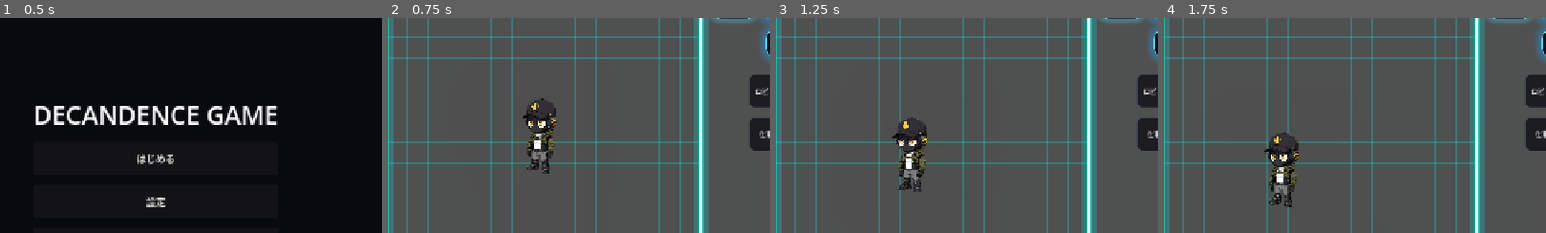
Above: before the commit, frames 1-4 (left to right).
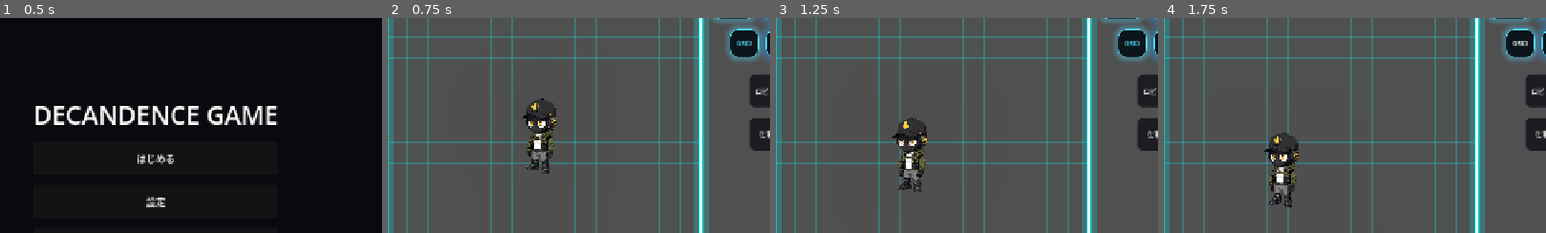
Above: after the commit, the same moments.

Repository: grimoire1089-coder/optimistic
Game: Godot game, scene res://Scenes/Boot/TitleScene.tscn
The game is run twice, just before and just after one commit, with the same random seed, the same clock (stepped at 60 frames per second) and the same inputs. Sound files missing from this copy of the repository are replaced by a short silence.
Inputs (mouse positions are % of the whole screen's width and height, from its top left):
- Up to frame 1 (0.5 s): no input
- Up to frame 2 (0.75 s): click "はじめる" at 0.5 s
- Up to frame 3 (1.25 s): no input
- Up to frame 4 (1.75 s): click (76, 18) at 1.25 s, where only the run after the commit has a clickable "GRID"
The pictures show only the part of the screen within x 30-80%, y 12-62%; the shares and areas given below are measured in that part.

Frame 1 is identical in both runs. In frame 2, 1.4% of the frame differs, in the area x 88-98%, y 3-20%; in frame 3, 1.4%; in frame 4, 1.4%.

Commit message:
Add map grid toggle beside credits

Diff:
--- a/Scripts/Scenes/Main/MainScene.gd
+++ b/Scripts/Scenes/Main/MainScene.gd
@@ -9,6 +9,9 @@
 const ENTRANCE_TRAVEL_SFX_PATH := "res://Assets/Audio/SFX/Game/Sci-fi_door_opening.ogg"
 const RIGHT_TRAVEL_BUTTON_POSITION := Vector2(-332.0, 184.0)
 const RIGHT_TRAVEL_BUTTON_SIZE := Vector2(48.0, 48.0)
+const MAP_GRID_TOGGLE_BUTTON_NAME := "MapGridToggleButton"
+const MAP_GRID_TOGGLE_BUTTON_POSITION := Vector2(-328.0, 108.0)
+const MAP_GRID_TOGGLE_BUTTON_SIZE := Vector2(48.0, 48.0)
 
 @onready var debug_label: Label = $CanvasLayer/DebugLabel
 @onready var robin: RobinWanderActor = $Robin
@@ -22,6 +25,7 @@
 func _ready() -> void:
 	_push_debug_message("System", "MainScene _ready start")
 	_ensure_runtime_children()
+	_ensure_map_grid_toggle_button()
 	_apply_reserved_bottom_hud_layout()
 	var startup_debug_text := _get_startup_debug_text()
 	debug_label.text = startup_debug_text
@@ -189,6 +193,77 @@
 	button.visible = visible_on_start
 
 
+func _ensure_map_grid_toggle_button() -> Button:
+	if canvas_layer == null:
+		return null
+	var button := canvas_layer.get_node_or_null(MAP_GRID_TOGGLE_BUTTON_NAME) as Button
+	if button == null:
+		button = Button.new()
+		button.name = MAP_GRID_TOGGLE_BUTTON_NAME
+		canvas_layer.add_child(button)
+	_configure_map_grid_toggle_button(button)
+	return button
+
+
+func _configure_map_grid_toggle_button(button: Button) -> void:
+	if button == null:
+		return
+	button.custom_minimum_size = MAP_GRID_TOGGLE_BUTTON_SIZE
+	button.toggle_mode = true
+	button.focus_mode = Control.FOCUS_NONE
+	button.mouse_default_cursor_shape = Control.CURSOR_POINTING_HAND
+	_place_top_right_control(button, MAP_GRID_TOGGLE_BUTTON_POSITION, MAP_GRID_TOGGLE_BUTTON_SIZE)
+	if not button.pressed.is_connected(_on_map_grid_toggle_button_pressed):
+		button.pressed.connect(_on_map_grid_toggle_button_pressed)
+	_refresh_map_grid_toggle_button()
+
+
+func _on_map_grid_toggle_button_pressed() -> void:
+	var room_map := get_node_or_null("RobinRoomMap") as RoomMapGridModule
+	var button := _ensure_map_grid_toggle_button()
+	if room_map == null or button == null:
+		return
+	room_map.show_grid = button.button_pressed
+	room_map.queue_redraw()
+	_refresh_map_grid_toggle_button()
+
+
+func _refresh_map_grid_toggle_button() -> void:
+	if canvas_layer == null:
+		return
+	var button := canvas_layer.get_node_or_null(MAP_GRID_TOGGLE_BUTTON_NAME) as Button
+	if button == null:
+		return
+	var room_map := get_node_or_null("RobinRoomMap") as RoomMapGridModule
+	var is_grid_visible := room_map == null or room_map.show_grid
+	button.set_pressed_no_signal(is_grid_visible)
+	button.text = "GRID" if is_grid_visible else "OFF"
+	button.tooltip_text = "薄いグリッドを非表示" if is_grid_visible else "薄いグリッドを表示"
+	_apply_map_grid_toggle_button_style(button, is_grid_visible)
+
+
+func _apply_map_grid_toggle_button_style(button: Button, is_grid_visible: bool) -> void:
+	var bg_color := Color(0.01, 0.025, 0.04, 0.88) if is_grid_visible else Color(0.035, 0.035, 0.045, 0.92)
+	var border_color := Color(0.33, 0.85, 1.0, 0.95) if is_grid_visible else Color(0.25, 0.32, 0.38, 0.95)
+	var font_color := Color(0.33, 0.85, 1.0, 1.0) if is_grid_visible else Color(0.62, 0.70, 0.76, 1.0)
+	var style := StyleBoxFlat.new()
+	style.bg_color = bg_color
+	style.border_color = border_color
+	style.set_border_width_all(1)
+	style.set_corner_radius_all(14)
+	style.shadow_color = Color(border_color.r, border_color.g, border_color.b, 0.35)
+	style.shadow_size = 10
+	style.shadow_offset = Vector2.ZERO
+	style.set_content_margin_all(0.0)
+	button.add_theme_stylebox_override("normal", style)
+	button.add_theme_stylebox_override("hover", style)
+	button.add_theme_stylebox_override("pressed", style)
+	button.add_theme_color_override("font_color", font_color)
+	button.add_theme_color_override("font_hover_color", font_color)
+	button.add_theme_color_override("font_pressed_color", font_color)
+	button.add_theme_font_size_override("font_size", 10)
+
+
 func _apply_reserved_bottom_hud_layout() -> void:
 	if canvas_layer == null:
 		return
@@ -202,6 +277,7 @@
 	_place_top_right_control(canvas_layer.get_node_or_null("AICharacterHud") as Control, Vector2(-328.0, 400.0), Vector2(304.0, 288.0))
 	_place_top_right_control(canvas_layer.get_node_or_null("WorkMenu") as Control, Vector2(-328.0, 252.0), Vector2(304.0, 158.0))
 	_place_top_right_control(canvas_layer.get_node_or_null("CraftMenu") as Control, Vector2(-328.0, 252.0), Vector2(304.0, 172.0))
+	_configure_map_grid_toggle_button(canvas_layer.get_node_or_null(MAP_GRID_TOGGLE_BUTTON_NAME) as Button)
 
 
 func _place_top_right_control(control: Control, top_right_offset: Vector2, control_size: Vector2) -> void:
